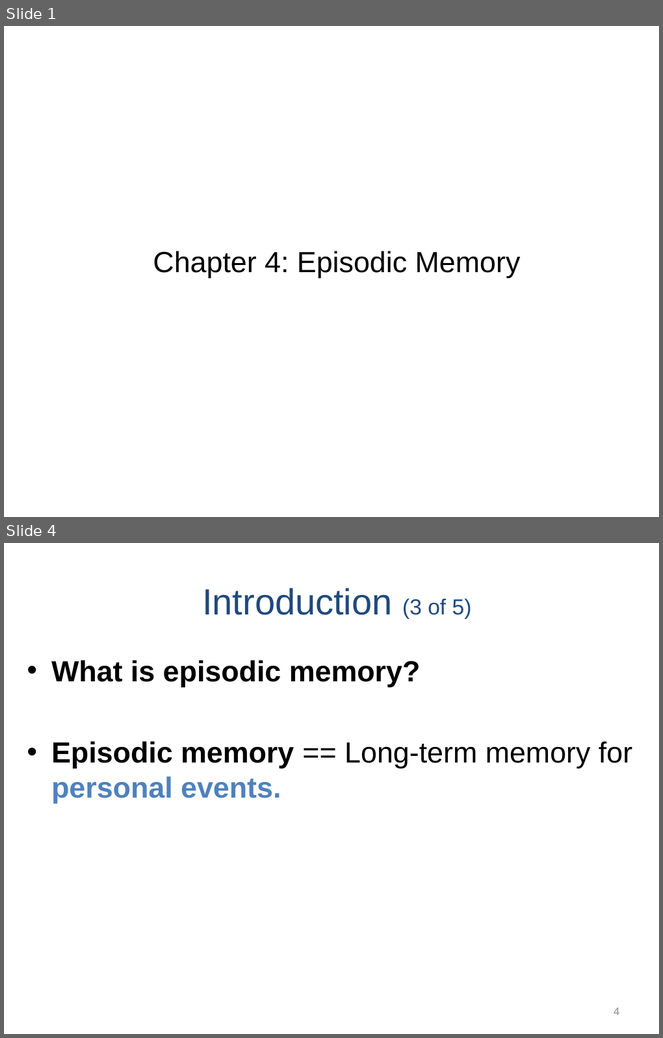
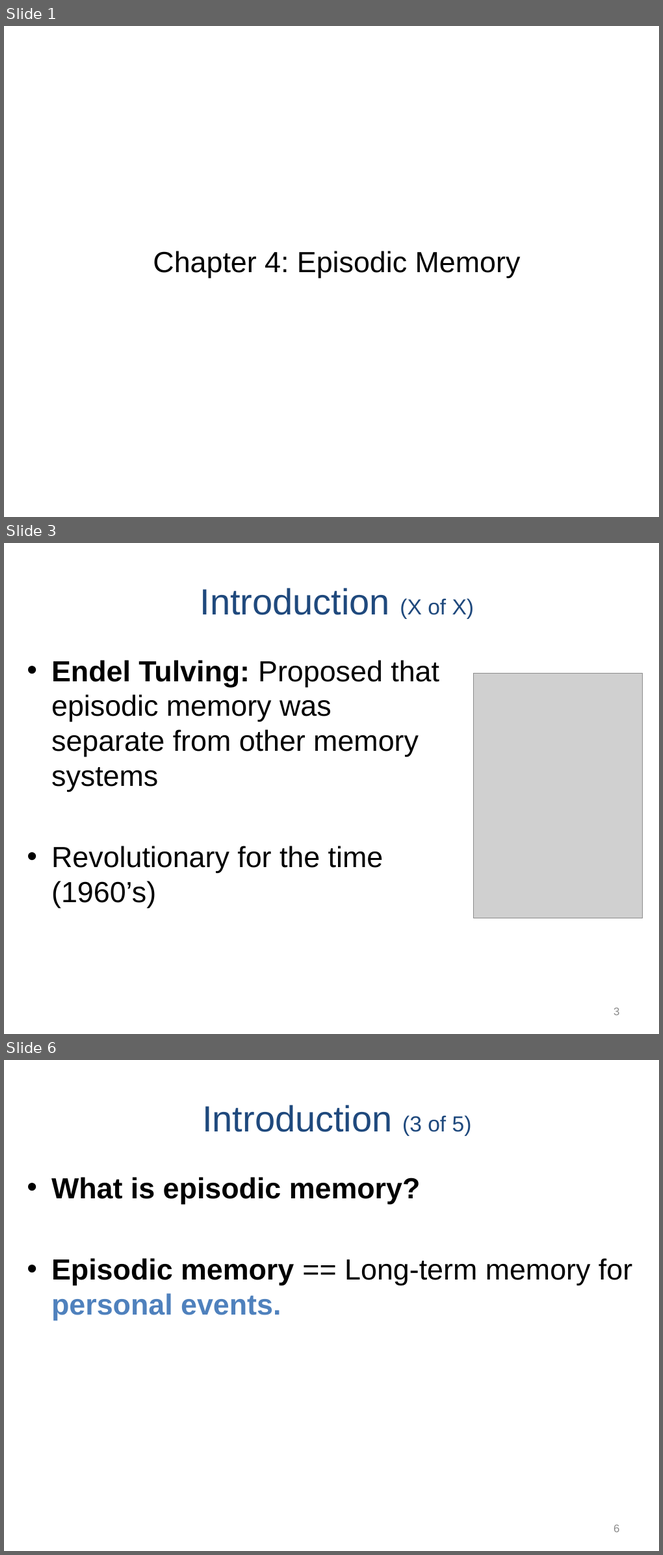
Before and after one commit to npm27/Teaching-Materials, a slide deck: Memory/Slides/Chapter 4.PPTX. Shown one above the other, each under a label of ours: slides 1 and 4 before the commit, slides 1, 3 and 6 after it; the slides between them are not shown. The pictures are 663x1038 and 663x1555 pixels, drawn with LibreOffice and Linux fonts; fonts in the diff are those of the drawing; grey boxes stand for pictures. Boxes give left, top, right and bottom in pixels: in the first picture for what was removed or moved away, otherwise in the second. Text is boxed around its words. In the diff, an @@ line names an element or a change of style, - is before the commit and + after.

```diff
--- a/Memory/Slides/Chapter 4.PPTX
+++ b/Memory/Slides/Chapter 4.PPTX
@@ slide 3 added at (x1=4, y1=543, x2=659, y2=1034), background #FFFFFF @@
@@ title added at (x1=200, y1=588, x2=475, y2=619), 40 pt, text #1F497D @@
+Introduction (X of X)
@@ text added at (x1=51, y1=660, x2=440, y2=908), 32 pt, text #000000 @@
+• Endel Tulving: Proposed that episodic memory was separate from other memory systems
+• Revolutionary for the time (1960’s)
@@ picture added at (x1=474, y1=674, x2=643, y2=919) @@
@@ page number added at (x1=614, y1=1008, x2=620, y2=1016), 12 pt, text #8C8C8C @@
+3
@@ what was slide 4 is now slide 6 @@
@@ page number at (x1=614, y1=1525, x2=620, y2=1533): text changed @@
-4
+6
```
Also in this commit, not shown: 3 slides changed, 5 other slides added.
